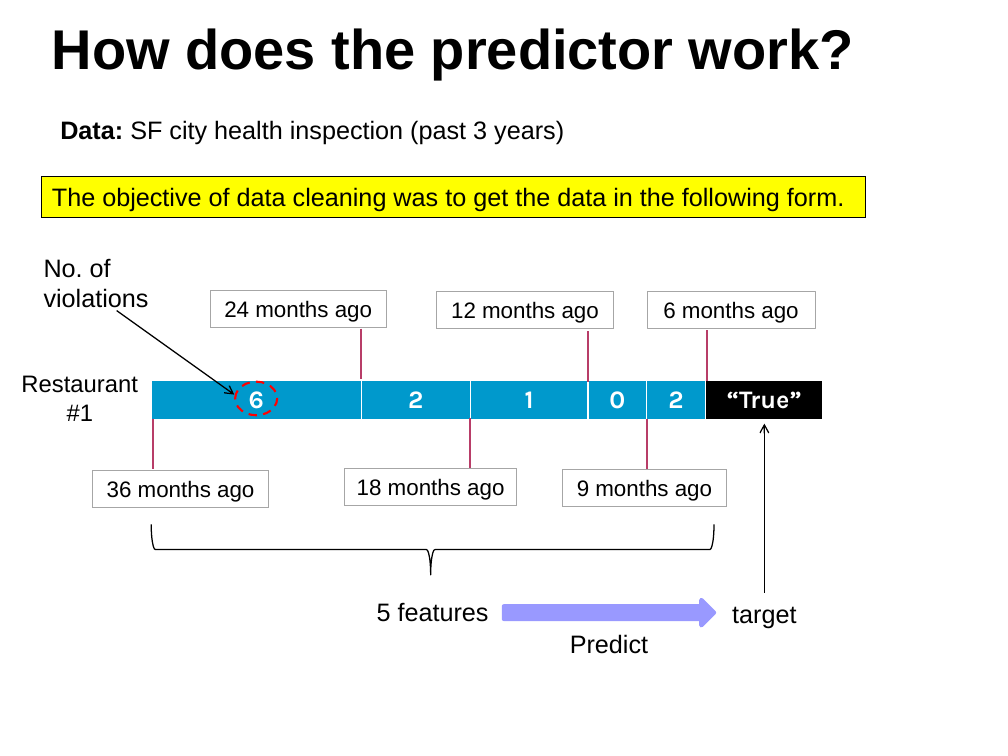
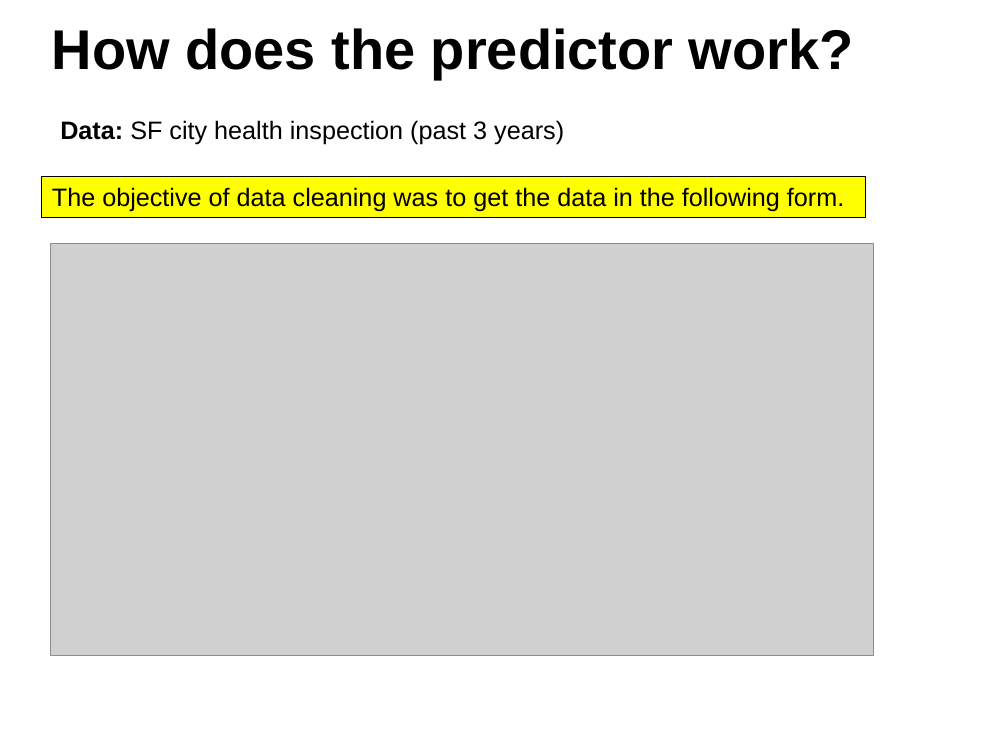
Before and after one commit to ggigaev/SFeaters, a slide deck: slide 2 of ppt/SFeaters_Final.pptx. Drawn at 1008x756 pixels with LibreOffice and Linux fonts; fonts in the diff are those of the drawing; grey boxes stand for pictures; background and template pictures are left out. Boxes give left, top, right and bottom in pixels: in the first picture for what was removed or moved away, otherwise in the second. Text is boxed around its words. In the diff, an @@ line names an element or a change of style, - is before the commit and + after.

```diff
--- a/ppt/SFeaters_Final.pptx
+++ b/ppt/SFeaters_Final.pptx
@@ text removed at box(44, 258, 149, 313) @@
-No. of violations
@@ picture added at box(50, 244, 874, 655) @@
@@ rectangle removed at box(210, 290, 386, 328) @@
-24 months ago
@@ rectangle removed at box(436, 291, 613, 329) @@
-12 months ago
@@ rectangle removed at box(647, 291, 814, 329) @@
-6 months ago
@@ arrow removed from (117, 310) to (234, 394) @@
@@ line removed from (361, 329) to (361, 379) @@
@@ line removed from (588, 332) to (588, 382) @@
@@ line removed from (707, 331) to (707, 381) @@
@@ text removed at box(21, 375, 138, 421) @@
-Restaurant
-#1
@@ table removed at box(151, 380, 823, 421), 1 rows, 6 columns @@
-6 | 2 | 1 | 0 | 2 | “True”
@@ ellipse removed at box(235, 382, 277, 415) @@
@@ line removed from (153, 419) to (153, 470) @@
@@ line removed from (470, 418) to (470, 469) @@
@@ line removed from (647, 418) to (647, 469) @@
@@ arrow removed from (764, 593) to (764, 423) @@
@@ rectangle removed at box(93, 471, 269, 508) @@
-36 months ago
@@ rectangle removed at box(345, 468, 517, 505) @@
-18 months ago
@@ rectangle removed at box(562, 470, 726, 507) @@
-9 months ago
@@ right brace removed at box(151, 524, 714, 575) @@
@@ text removed at box(377, 602, 489, 622) @@
-5 features
@@ right arrow removed at box(504, 600, 714, 625) @@
@@ text removed at box(732, 606, 796, 628) @@
-target
@@ text removed at box(570, 634, 648, 654) @@
-Predict
```
Also in this commit, not shown: 5 other slides changed, 1 slide added, 18 slides removed, 18 other files.
